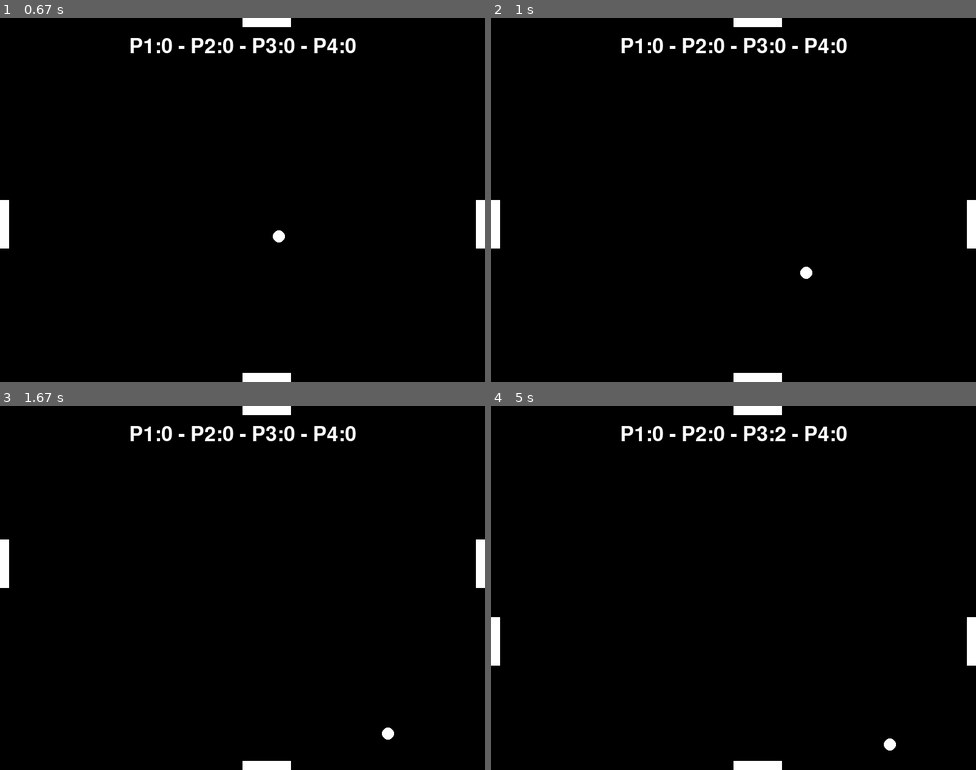
Above: before the commit, frames 1-4 (two rows, left to right).
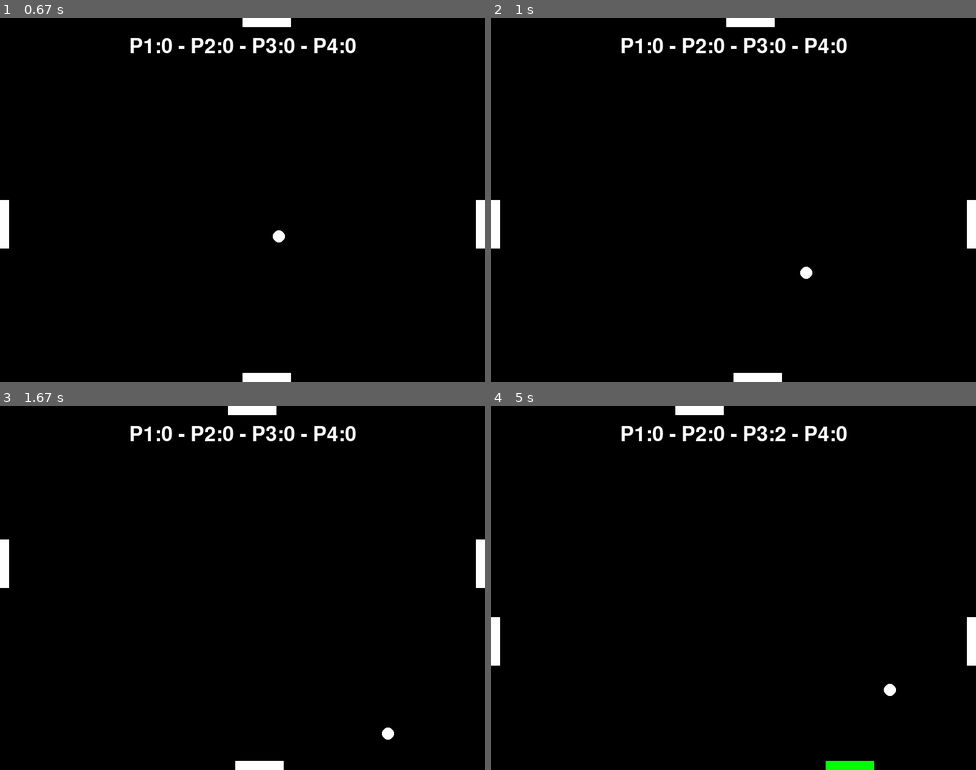
Above: after the commit, the same moments.

Repository: joaquimbc/Insper-Pygame-EP3
Game: pygame game, started from pong.py
Two runs of this game, one before a commit and one after it. Both use one fixed random seed, a clock stepped at 60 frames per second and the inputs below.
Inputs:
- Up to frame 1 (0.67 s): tap V at 0.33 s
- Up to frame 2 (1 s): tap X at 0.67 s
- Up to frame 3 (1.67 s): tap N at 1 s; hold W from 1.33 s (still down); hold Up from 1.33 s (still down); tap X at 1.4 s
- Up to frame 4 (5 s): tap X at 1.7, 1.9, 2.23, 2.63, 3.03, 3.43, 3.77, 4.1, 4.5 s; release W at 1.8 s; release Up at 1.8 s; hold S 1.83-2.13 s; hold Down 1.83-2.13 s; tap C at 1.98, 3.12, 4.18 s; hold W 2.17-2.53 s; hold Up 2.17-2.53 s; hold M 2.57-2.93 s; hold S 2.57-2.93 s; hold Down 2.57-2.93 s; hold S 2.97-3.33 s; hold Down 2.97-3.33 s; hold W 3.37-3.67 s; hold Up 3.37-3.67 s; hold S 3.7-4 s; hold Down 3.7-4 s; hold W 4.03-4.4 s; hold Up 4.03-4.4 s; hold M 4.43-4.8 s; hold S 4.43-4.8 s; hold Down 4.43-4.8 s; tap N at 4.83 s

Frame 1 is identical in both runs. In frame 2, less than 0.1% of the frame differs, in the area x 48-60%, y 0-3%; in frame 3, 0.2%; in frame 4, 1.1%, in the area x 38-84%, y 0-100%.

Commit message:
Adiciona o poder inverte as novas raquetes

Diff:
--- a/pong.py
+++ b/pong.py
@@ -69,15 +69,27 @@
                 self.raquete2_y += self.raquete_velocidade
 
         if self.tipo == 'quatro':
-            if keys[pygame.K_a] and self.raquete3_x - self.raquete_velocidade > 0:
-                self.raquete3_x -= self.raquete_velocidade
-            if keys[pygame.K_d] and self.raquete3_x + self.raquete_velocidade < LARGURA - self.player3.altura_raquete:
-                self.raquete3_x += self.raquete_velocidade
-
-            if keys[pygame.K_j] and self.raquete4_x - self.raquete_velocidade > 0:
-                self.raquete4_x -= self.raquete_velocidade
-            if keys[pygame.K_l] and self.raquete4_x + self.raquete_velocidade < LARGURA - self.player4.altura_raquete:
-                self.raquete4_x += self.raquete_velocidade
+            if self.player3.poder == 'inverte':
+                if keys[pygame.K_c] and self.raquete3_x - self.raquete_velocidade > 0:
+                    self.raquete3_x -= self.raquete_velocidade
+                if keys[pygame.K_x] and self.raquete3_x + self.raquete_velocidade < LARGURA - self.player3.altura_raquete:
+                    self.raquete3_x += self.raquete_velocidade
+            else:
+                if keys[pygame.K_x] and self.raquete3_x - self.raquete_velocidade > 0:
+                    self.raquete3_x -= self.raquete_velocidade
+                if keys[pygame.K_c] and self.raquete3_x + self.raquete_velocidade < LARGURA - self.player3.altura_raquete:
+                    self.raquete3_x += self.raquete_velocidade
+
+            if self.player4.poder == 'inverte':
+                if keys[pygame.K_m] and self.raquete4_x - self.raquete_velocidade > 0:
+                    self.raquete4_x -= self.raquete_velocidade
+                if keys[pygame.K_n] and self.raquete4_x + self.raquete_velocidade < LARGURA - self.player4.altura_raquete:
+                    self.raquete4_x += self.raquete_velocidade
+            else:
+                if keys[pygame.K_n] and self.raquete4_x - self.raquete_velocidade > 0:
+                    self.raquete4_x -= self.raquete_velocidade
+                if keys[pygame.K_m] and self.raquete4_x + self.raquete_velocidade < LARGURA - self.player4.altura_raquete:
+                    self.raquete4_x += self.raquete_velocidade
 
     def movimenta_bola(self):
         # Movimento da bola
